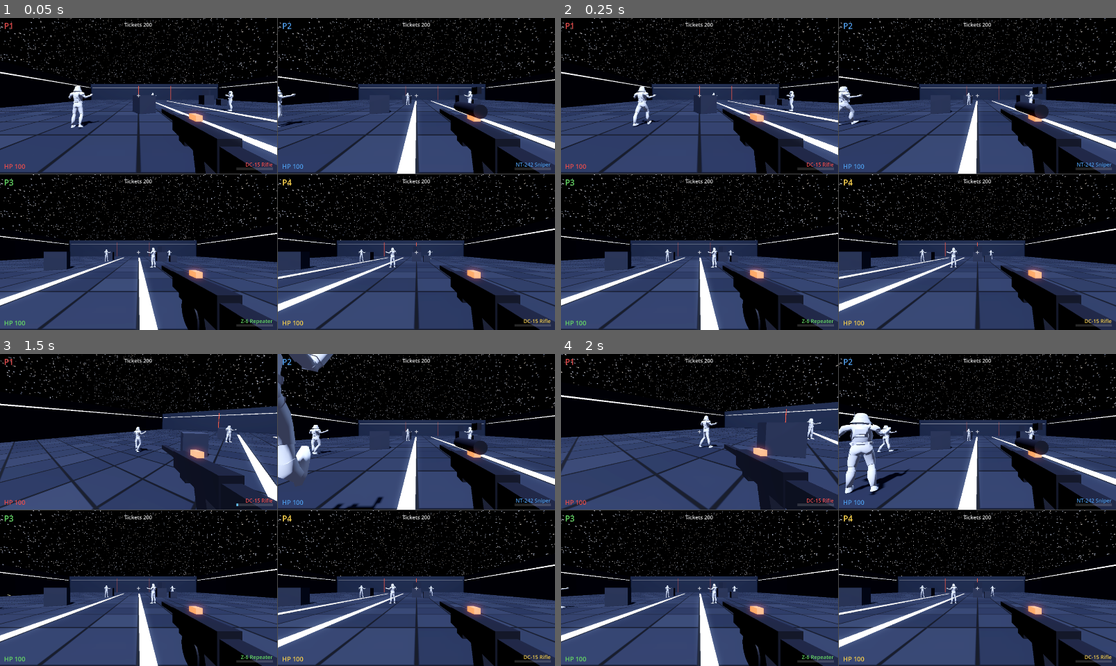
Above: before the commit, frames 1-4 (two rows, left to right).
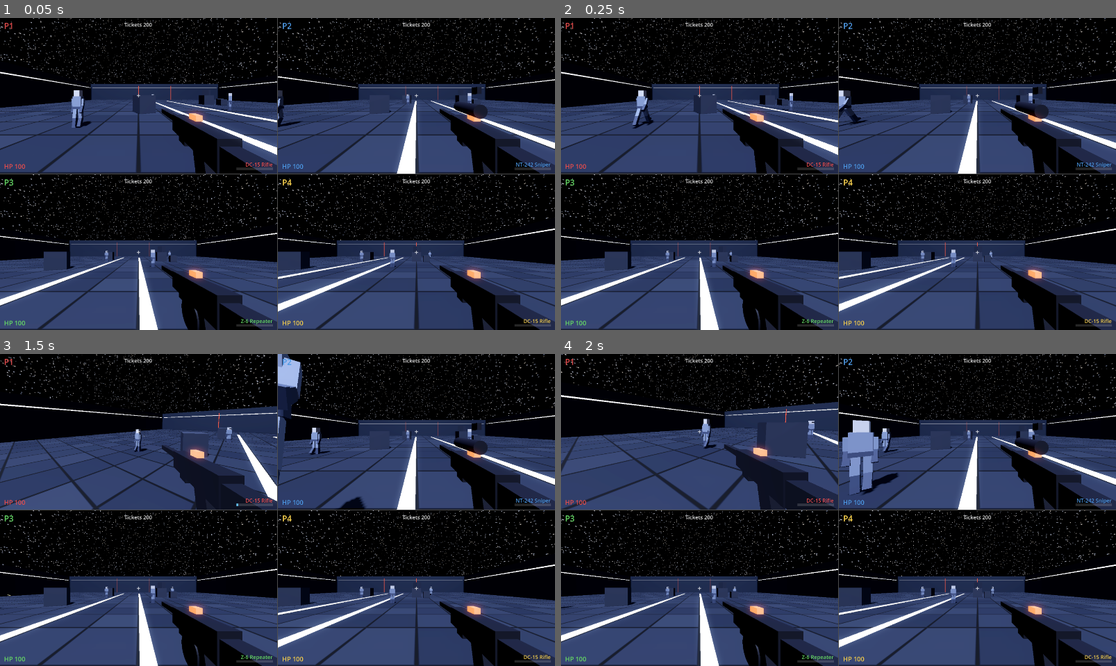
Above: after the commit, the same moments.

Repository: jstucor/quadsquad
Game: Godot game, scene res://scenes/main.tscn
Two runs of this game, one before a commit and one after it. Both use one fixed random seed, a clock stepped at 60 frames per second and the inputs below.
Inputs (mouse positions are in pixels of both pictures, inside the frame that each line leads up to):
- Up to frame 1 (0.05 s): no input
- Up to frame 2 (0.25 s): no input
- Up to frame 3 (1.5 s): tap Enter at 0.5 s; move the mouse to (399, 494) at 0.52 s; hold D (kb_right) 0.53-1.28 s; hold Right mouse button (kb_ads) 0.53-1.28 s; click (399, 494) at 0.67 s; tap Space (kb_jump) at 0.77 s; move the mouse to (249, 510) at 1.27 s; hold W (kb_forward) from 1.28 s (still down); click (249, 510) at 1.35 s
- Up to frame 4 (2 s): keep holding W (kb_forward); tap Space (kb_jump) at 1.52 s

The runs differ from the first frame. In frame 1, 0.7% of the frame differs, in the area x 12-86%, y 21-80%; in frame 2, 0.8%; in frame 3, 2.3%, in the area x 0-86%, y 0-82%; in frame 4, 2.0%.

Commit message:
Replace imported trooper GLB with a procedural blocky character
Drop the Battlefront-era p3_heavyglb model (rigid armor chunks + crude
nearest-bone skinning, which made subtle motion read as uncanny) in favour of
a character built entirely in code.

- character.gd (CharacterModel): a blocky box humanoid on clean Node3D joints
  (hip/knee/shoulder/elbow/neck) with idle/walk/run/jump clips generated in
  code — no imported mesh, no skinning, so animations are simple local
  rotations. Keeps the settled basic style: whole-limb swings with a subtle
  two-joint knee lift, near-static idle, held-tuck jump.
- trooper.gd now extends CharacterModel (decorative NPC = character + patrol).
- player.tscn Model and hangar.tscn troopers use the procedural character;
  the deployed GLB + its import are removed (source GLB and the retired
  tools/animate_trooper.py Blender pipeline are kept in-repo, unused).
- CLAUDE.md / README updated to describe the procedural character.

Co-Authored-By: Claude Opus 4.8 <noreply@anthropic.com>

Diff:
--- a/godot/scenes/actors/player.tscn
+++ b/godot/scenes/actors/player.tscn
@@ -2,7 +2,7 @@
 
 [ext_resource type="Script" path="res://scripts/player.gd" id="1_player"]
 [ext_resource type="Script" path="res://scripts/weapon.gd" id="2_weapon"]
-[ext_resource type="PackedScene" uid="uid://b608m1tn5e657" path="res://assets/models/p3_heavyglb.glb" id="3_model"]
+[ext_resource type="Script" path="res://scripts/character.gd" id="3_model"]
 [ext_resource type="Script" path="res://scripts/viewmodel.gd" id="4_viewmodel"]
 
 [sub_resource type="CapsuleShape3D" id="BodyShape"]
@@ -18,7 +18,8 @@
 transform = Transform3D(1, 0, 0, 0, 1, 0, 0, 0, 1, 0, 0.9, 0)
 shape = SubResource("BodyShape")
 
-[node name="Model" parent="." instance=ExtResource("3_model")]
+[node name="Model" type="Node3D" parent="."]
+script = ExtResource("3_model")
 
 [node name="Head" type="Node3D" parent="."]
 transform = Transform3D(1, 0, 0, 0, 1, 0, 0, 0, 1, 0, 1.55, 0)
--- a/godot/scenes/levels/hangar.tscn
+++ b/godot/scenes/levels/hangar.tscn
@@ -1,9 +1,8 @@
-[gd_scene load_steps=25 format=3]
+[gd_scene load_steps=24 format=3]
 
 [ext_resource type="Script" path="res://scripts/hangar.gd" id="1_hangar"]
 [ext_resource type="Shader" uid="uid://dqhgk44ry5v02" path="res://shaders/starfield_sky.gdshader" id="2_sky"]
 [ext_resource type="Shader" uid="uid://expfscxxy2ly" path="res://shaders/floor_panels.gdshader" id="3_floor"]
-[ext_resource type="PackedScene" uid="uid://b608m1tn5e657" path="res://assets/models/p3_heavyglb.glb" id="4_trooper"]
 [ext_resource type="Script" uid="uid://dlyugoxwh6sj2" path="res://scripts/trooper.gd" id="5_trooper"]
 
 [sub_resource type="ShaderMaterial" id="SkyShaderMat"]
@@ -242,20 +241,20 @@
 [node name="EastB" type="Marker3D" parent="PatrolPoints"]
 transform = Transform3D(1, 0, 0, 0, 1, 0, 0, 0, 1, 9, 0, 9)
 
-[node name="Trooper1" parent="." instance=ExtResource("4_trooper")]
+[node name="Trooper1" type="Node3D" parent="."]
 transform = Transform3D(0.707107, 0, 0.707107, 0, 1, 0, -0.707107, 0, 0.707107, 3.5, 0, 3.5)
 script = ExtResource("5_trooper")
 
-[node name="Trooper2" parent="." instance=ExtResource("4_trooper")]
+[node name="Trooper2" type="Node3D" parent="."]
 transform = Transform3D(1, 0, 0, 0, 1, 0, 0, 0, 1, -9, 0, 9)
 script = ExtResource("5_trooper")
 patrol_path = Array[NodePath]([NodePath("../PatrolPoints/WestA"), NodePath("../PatrolPoints/WestB")])
 
-[node name="Trooper3" parent="." instance=ExtResource("4_trooper")]
+[node name="Trooper3" type="Node3D" parent="."]
 transform = Transform3D(-0.707107, 0, -0.707107, 0, 1, 0, 0.707107, 0, -0.707107, -3.5, 0, -3.5)
 script = ExtResource("5_trooper")
 
-[node name="Trooper4" parent="." instance=ExtResource("4_trooper")]
+[node name="Trooper4" type="Node3D" parent="."]
 transform = Transform3D(1, 0, 0, 0, 1, 0, 0, 0, 1, 9, 0, -9)
 script = ExtResource("5_trooper")
 patrol_path = Array[NodePath]([NodePath("../PatrolPoints/EastA"), NodePath("../PatrolPoints/EastB")])
--- /dev/null
+++ b/godot/scripts/character.gd
@@ -0,0 +1,218 @@
+class_name CharacterModel
+extends Node3D
+## Procedural blocky humanoid (Minecraft / Krunker style), built in code — no
+## imported mesh, no skinning. Every limb is a rigid box parented to a clean
+## Node3D joint, so the animations are just simple local rotations at the hip,
+## knee, shoulder, elbow and neck. Replaces the old imported trooper GLB.
+##
+## Builds itself + an AnimationPlayer (named "AnimationPlayer", so Player and
+## the trooper NPC find it the same way as before) with code-generated
+## idle / walk / run / jump clips. The gait is deliberately basic: whole-limb
+## swings with a subtle two-joint knee lift, nothing else — the style the
+## project settled on. Player drives it via the animation state machine;
+## trooper.gd extends this class for decorative NPCs.
+
+var anim_player: AnimationPlayer
+
+# Proportions in metres. Feet rest at y = 0 and the model faces -Z.
+const HIP_Y := 0.9
+const UPPER_LEG := 0.46
+const LOWER_LEG := 0.44
+const TORSO := 0.62
+const SHOULDER_Y := 0.5   # above the hips
+const SHOULDER_X := 0.24
+const HIP_X := 0.11
+const UPPER_ARM := 0.34
+const LOWER_ARM := 0.32
+
+const IDLE_LEN := 2.4
+const WALK_LEN := 1.0
+const RUN_LEN := 0.7
+const JUMP_LEN := 0.35
+
+# Short name -> node path (relative to this Character) for the animated joints.
+const PATHS := {
+	"spine": "Hips/Spine",
+	"head": "Hips/Spine/Head",
+	"sL": "Hips/Spine/ShoulderL", "eL": "Hips/Spine/ShoulderL/ElbowL",
+	"sR": "Hips/Spine/ShoulderR", "eR": "Hips/Spine/ShoulderR/ElbowR",
+	"hL": "Hips/HipL", "kL": "Hips/HipL/KneeL",
+	"hR": "Hips/HipR", "kR": "Hips/HipR/KneeR",
+}
+
+
+func _ready() -> void:
+	_build_body()
+	_build_animations()
+
+
+# --- rig construction ------------------------------------------------------
+
+func _mat(color: Color) -> StandardMaterial3D:
+	var m := StandardMaterial3D.new()
+	m.albedo_color = color
+	m.metallic = 0.0  # near-black sky reflects into metal (see project Gotchas)
+	m.roughness = 0.75
+	return m
+
+
+func _joint(parent: Node3D, jname: String, pos: Vector3) -> Node3D:
+	var n := Node3D.new()
+	n.name = jname
+	n.position = pos
+	parent.add_child(n)
+	return n
+
+
+func _box(parent: Node3D, size: Vector3, center: Vector3, mat: Material) -> void:
+	var mi := MeshInstance3D.new()
+	var bm := BoxMesh.new()
+	bm.size = size
+	mi.mesh = bm
+	mi.position = center
+	mi.material_override = mat
+	parent.add_child(mi)
+
+
+func _build_body() -> void:
+	var suit := _mat(Color(0.50, 0.53, 0.60))
+	var dark := _mat(Color(0.28, 0.30, 0.36))
+	var head_mat := _mat(Color(0.82, 0.80, 0.78))
+	var visor := _mat(Color(0.08, 0.09, 0.12))
+
+	var hips := _joint(self, "Hips", Vector3(0, HIP_Y, 0))
+
+	# Torso pivots at the hips so run/idle can lean from the waist.
+	var spine := _joint(hips, "Spine", Vector3.ZERO)
+	_box(spine, Vector3(0.42, TORSO, 0.24), Vector3(0, TORSO * 0.5, 0), suit)
+	_box(spine, Vector3(0.44, 0.12, 0.26), Vector3(0, 0.06, 0), dark)  # belt
+
+	var head := _joint(spine, "Head", Vector3(0, TORSO, 0))
+	_box(head, Vector3(0.28, 0.30, 0.28), Vector3(0, 0.15, 0), head_mat)
+	_box(head, Vector3(0.24, 0.09, 0.02), Vector3(0, 0.15, -0.14), visor)  # visor (front = -Z)
+
+	for side in [-1, 1]:
+		var sn := "L" if side < 0 else "R"
+		var sh := _joint(spine, "Shoulder" + sn, Vector3(side * SHOULDER_X, SHOULDER_Y, 0))
+		_box(sh, Vector3(0.13, UPPER_ARM, 0.13), Vector3(0, -UPPER_ARM * 0.5, 0), suit)
+		var el := _joint(sh, "Elbow" + sn, Vector3(0, -UPPER_ARM, 0))
+		_box(el, Vector3(0.12, LOWER_ARM, 0.12), Vector3(0, -LOWER_ARM * 0.5, 0), dark)
+		_box(el, Vector3(0.13, 0.10, 0.14), Vector3(0, -LOWER_ARM, 0), dark)  # hand
+
+	for side in [-1, 1]:
+		var ln := "L" if side < 0 else "R"
+		var hip := _joint(hips, "Hip" + ln, Vector3(side * HIP_X, 0, 0))
+		_box(hip, Vector3(0.17, UPPER_LEG, 0.18), Vector3(0, -UPPER_LEG * 0.5, 0), suit)
+		var knee := _joint(hip, "Knee" + ln, Vector3(0, -UPPER_LEG, 0))
+		_box(knee, Vector3(0.16, LOWER_LEG, 0.17), Vector3(0, -LOWER_LEG * 0.5, 0), dark)
+		_box(knee, Vector3(0.17, 0.09, 0.26), Vector3(0, -LOWER_LEG + 0.045, -0.06), dark)  # foot
+
+
+# --- animation clips (generated in code) -----------------------------------
+# Every clip is authored as pose(time) -> {joint: euler}; _clip() samples it
+# into rotation keys. Rotations are all about X (pitch): +X swings a downward
+# limb FORWARD (toward -Z); knee flex is -X (lower leg kicks back to lift the
+# foot). Spine -X leans the torso forward.
+
+func _build_animations() -> void:
+	anim_player = AnimationPlayer.new()
+	anim_player.name = "AnimationPlayer"
+	add_child(anim_player)
+	anim_player.root_node = NodePath("..")  # tracks are relative to this Character
+
+	var lib := AnimationLibrary.new()
+	lib.add_animation("idle", _clip(IDLE_LEN, true, 9, _idle_pose, _idle_bob))
+	lib.add_animation("walk", _clip(WALK_LEN, true, 9, _walk_pose, Callable()))
+	lib.add_animation("run", _clip(RUN_LEN, true, 9, _run_pose, Callable()))
+	lib.add_animation("jump", _clip(JUMP_LEN, false, 2, _jump_pose, Callable()))
+	anim_player.add_animation_library("", lib)
+
+
+func _clip(length: float, loop: bool, samples: int, pose_fn: Callable, bob_fn: Callable) -> Animation:
+	var a := Animation.new()
+	a.length = length
+	a.loop_mode = Animation.LOOP_LINEAR if loop else Animation.LOOP_NONE
+	var tracks := {}
+	for key in PATHS:
+		var t := a.add_track(Animation.TYPE_ROTATION_3D)
+		a.track_set_path(t, NodePath(PATHS[key]))
+		tracks[key] = t
+	var bob_track := -1
+	if not bob_fn.is_null():
+		bob_track = a.add_track(Animation.TYPE_POSITION_3D)
+		a.track_set_path(bob_track, NodePath("Hips"))
+	for i in samples:
+		var time := length * float(i) / float(samples - 1)
+		var pose: Dictionary = pose_fn.call(time)
+		for key in PATHS:
+			var e: Vector3 = pose.get(key, Vector3.ZERO)
+			a.rotation_track_insert_key(tracks[key], time, Quaternion.from_euler(e))
+		if bob_track >= 0:
+			a.position_track_insert_key(bob_track, time, Vector3(0, HIP_Y, 0) + bob_fn.call(time))
+	return a
+
+
+func _idle_pose(_time: float) -> Dictionary:
+	# Near-static; just a hair of elbow bend so the arms aren't board-stiff.
+	return {"eL": Vector3(-deg_to_rad(12), 0, 0), "eR": Vector3(-deg_to_rad(12), 0, 0)}
+
+
+func _idle_bob(time: float) -> Vector3:
+	return Vector3(0, 0.012 * sin(time / IDLE_LEN * TAU), 0)
+
+
+func _walk_pose(time: float) -> Dictionary:
+	var phase := time / WALK_LEN * TAU
+	var s := sin(phase)
+	var c := cos(phase)
+	var hip := deg_to_rad(30)   # whole-leg swing
+	var knee := deg_to_rad(34)  # mid-swing knee lift
+	var arm := deg_to_rad(24)
+	return {
+		"hL": Vector3(hip * s, 0, 0),
+		"hR": Vector3(-hip * s, 0, 0),
+		# Knee flexes (-X) only mid-swing (peak at the leg's passing frame),
+		# straight on contact and through stance — the two-joint gait.
+		"kL": Vector3(-knee * maxf(0.0, c), 0, 0),
+		"kR": Vector3(-knee * maxf(0.0, -c), 0, 0),
+		"sL": Vector3(-arm * s, 0, 0),  # arms counter-swing the same-side leg
+		"sR": Vector3(arm * s, 0, 0),
+		"eL": Vector3(-deg_to_rad(18), 0, 0),
+		"eR": Vector3(-deg_to_rad(18), 0, 0),
+	}
+
+
+func _run_pose(time: float) -> Dictionary:
+	var phase := time / RUN_LEN * TAU
+	var s := sin(phase)
+	var c := cos(phase)
+	var hip := deg_to_rad(45)
+	var knee := deg_to_rad(50)
+	var arm := deg_to_rad(34)
+	return {
+		"spine": Vector3(-deg_to_rad(14), 0, 0),  # lean into the run
+		"head": Vector3(deg_to_rad(10), 0, 0),    # keep the head up
+		"hL": Vector3(hip * s, 0, 0),
+		"hR": Vector3(-hip * s, 0, 0),
+		"kL": Vector3(-knee * maxf(0.0, c), 0, 0),
+		"kR": Vector3(-knee * maxf(0.0, -c), 0, 0),
+		"sL": Vector3(-arm * s, 0, 0),
+		"sR": Vector3(arm * s, 0, 0),
+		"eL": Vector3(-deg_to_rad(50), 0, 0),
+		"eR": Vector3(-deg_to_rad(50), 0, 0),
+	}
+
+
+func _jump_pose(_time: float) -> Dictionary:
+	# One simple held tuck (both keys identical): lead knee up, trail leg back,
+	# arms raised. player.gd holds the last frame while airborne.
+	return {
+		"hL": Vector3(deg_to_rad(35), 0, 0),
+		"hR": Vector3(-deg_to_rad(18), 0, 0),
+		"kL": Vector3(-deg_to_rad(55), 0, 0),
+		"kR": Vector3(-deg_to_rad(12), 0, 0),
+		"sL": Vector3(-deg_to_rad(28), 0, 0),
+		"sR": Vector3(-deg_to_rad(28), 0, 0),
+		"eL": Vector3(-deg_to_rad(42), 0, 0),
+		"eR": Vector3(-deg_to_rad(42), 0, 0),
+	}
--- a/godot/scripts/trooper.gd
+++ b/godot/scripts/trooper.gd
@@ -1,8 +1,8 @@
-extends Node3D
-## Squad trooper NPC. Plays looping animations with a random phase offset so
-## squads don't move in lockstep; optionally patrols between waypoints.
-## Decorative for now (no collision) — Battlefront AI replaces _process
-## movement with a CharacterBody3D + state machine later.
+extends "res://scripts/character.gd"
+## Decorative squad NPC: a procedural CharacterModel that loops an animation
+## (random phase so squads don't march in lockstep) and optionally patrols
+## between waypoints. No collision — Battlefront AI replaces this _process
+## movement with a CharacterBody3D state machine later.
 
 @export var anim := "idle"
 @export var patrol_path: Array[NodePath] = []
@@ -10,20 +10,19 @@
 
 var _points: Array[Node3D] = []
 var _target := 0
-var _anim_player: AnimationPlayer
 
 
 func _ready() -> void:
-	_anim_player = find_child("AnimationPlayer", true, false)
-	if _anim_player == null:
-		push_warning("Trooper '%s': model has no AnimationPlayer" % name)
+	super()  # CharacterModel builds the box rig + AnimationPlayer
 	for path in patrol_path:
 		var node := get_node_or_null(path)
 		if node is Node3D:
 			_points.append(node)
 	if not _points.is_empty():
 		anim = "walk"
-	_play(anim)
+	if anim_player.has_animation(anim):
+		anim_player.play(anim)
+		anim_player.seek(randf() * anim_player.current_animation_length, true)
 
 
 func _process(delta: float) -> void:
@@ -37,10 +36,3 @@
 		return
 	look_at(target)  # model faces -Z, same as look_at
 	global_position += offset.normalized() * walk_speed * delta
-
-
-func _play(anim_name: String) -> void:
-	if _anim_player == null or not _anim_player.has_animation(anim_name):
-		return
-	_anim_player.play(anim_name)
-	_anim_player.seek(randf() * _anim_player.current_animation_length, true)
Binary file removed: godot/assets/models/p3_heavyglb.glb
Not shown, removed: godot/assets/models/p3_heavyglb.glb.import
Not shown, added: godot/scripts/character.gd.uid
Not shown, changed: CLAUDE.md
Not shown, changed: README.md
